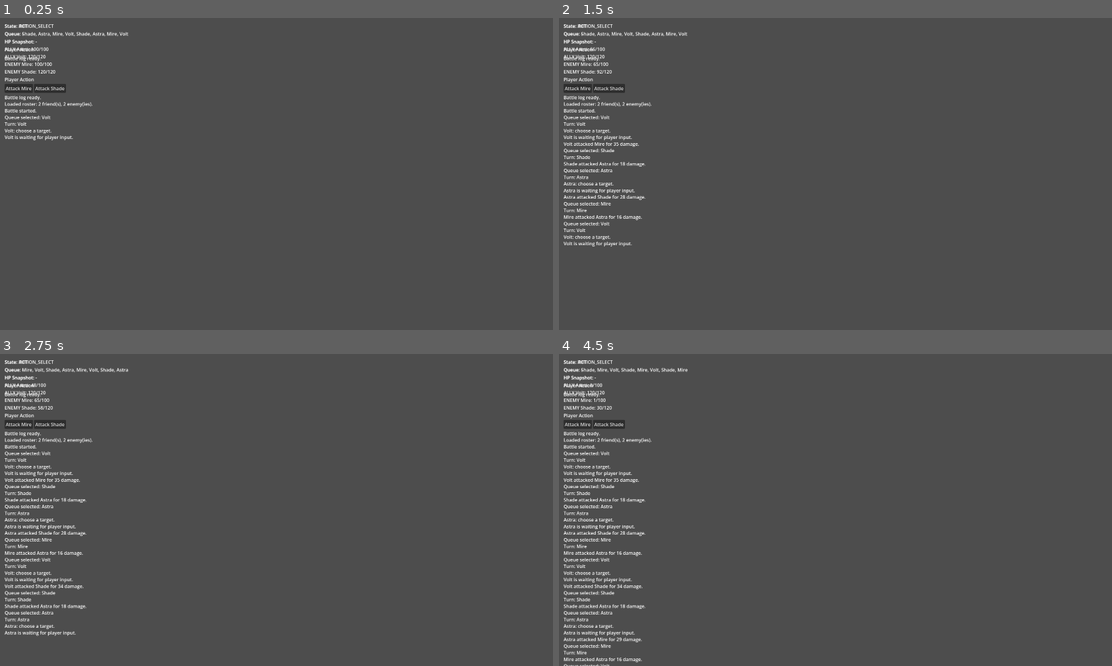
Above: before the commit, frames 1-4 (two rows, left to right).
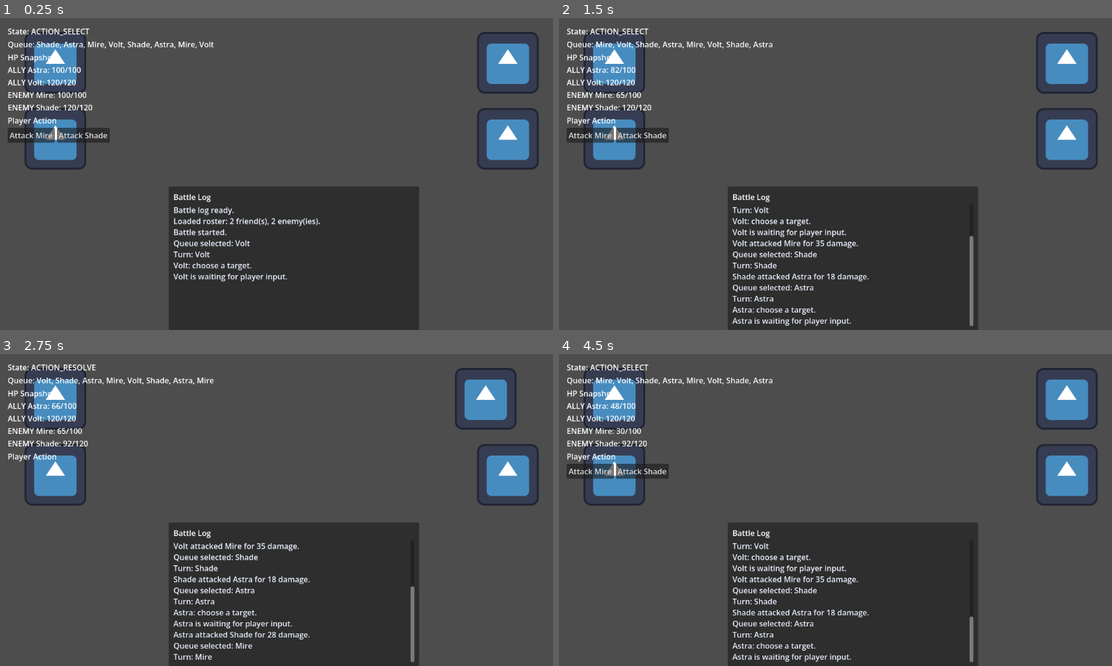
Above: after the commit, the same moments.

Repository: AnthonyNorris101/Finger-Fighters
Game: Godot game, scene res://battle_scene.tscn
The game is run twice, just before and just after one commit, with the same random seed, the same clock (stepped at 60 frames per second) and the same inputs. The engine's default icon, where the game draws it, is replaced by a stand-in: a white triangle on a blue panel in a dark square.
Inputs (mouse positions are in pixels of both pictures, inside the frame that each line leads up to):
- Up to frame 1 (0.25 s): no input
- Up to frame 2 (1.5 s): click "Attack Mire" at 0.5 s; click (608, 89) at 1.25 s, where only the run before the commit has a clickable "Attack Shade"
- Up to frame 3 (2.75 s): click "Attack Shade" at 2 s
- Up to frame 4 (4.5 s): click (575, 425) at 2.75 s, where only the run before the commit has a clickable "Attack Mire"; click "Attack Mire" at 3.5 s; click (608, 425) at 4.25 s, where only the run before the commit has a clickable "Attack Shade"

The runs differ from the first frame. In frame 1, 28% of the frame differs, in the area x 0-98%, y 2-100%; in frame 2, 28%; in frame 3, 28%; in frame 4, 29%.

Commit message:
Implemented Attack Choreography and Battle System Tests

Diff:
--- a/battle_scene.tscn
+++ b/battle_scene.tscn
@@ -1,11 +1,60 @@
-[gd_scene load_steps=4 format=3 uid="uid://b56jcp3vwgmqt"]
+[gd_scene format=3 uid="uid://bbnfypb1p7rvw"]
 
 [ext_resource type="Script" uid="uid://dthd1e5073e5n" path="res://src/main/scripts/Combat/BattleManager.gd" id="1_fw8re"]
-[ext_resource type="Script" uid="uid://dqm3h8k2n7w4p" path="res://src/main/scripts/Combat/battle_scene.gd" id="2_battle"]
+[ext_resource type="Texture2D" uid="uid://cvkmcgdn65omo" path="res://src/main/resources/icon.svg" id="2_5joda"]
+[ext_resource type="Script" path="res://src/main/scripts/Combat/battle_scene.gd" id="2_battle"]
 [ext_resource type="PackedScene" uid="uid://c4k2m8n7p1q5w" path="res://src/main/scenes/Combat/BattleHUD.tscn" id="3_hud"]
 
 [node name="BattleScene" type="Node" unique_id=541078792]
 script = ExtResource("2_battle")
+
+[node name="Icon5" type="Sprite2D" parent="." unique_id=1941309718]
+visible = false
+z_index = 2
+position = Vector2(1052, 566)
+texture = ExtResource("2_5joda")
+
+[node name="Icon6" type="Sprite2D" parent="." unique_id=1339639658]
+visible = false
+z_index = 2
+position = Vector2(1050, 409)
+texture = ExtResource("2_5joda")
+
+[node name="Icon7" type="Sprite2D" parent="." unique_id=1184050686]
+visible = false
+z_index = 2
+position = Vector2(1052, 245)
+texture = ExtResource("2_5joda")
+
+[node name="Icon8" type="Sprite2D" parent="." unique_id=1106254012]
+visible = false
+z_index = 2
+position = Vector2(1054, 87)
+texture = ExtResource("2_5joda")
+
+[node name="Icon4" type="Sprite2D" parent="." unique_id=985403885]
+visible = false
+z_index = 2
+position = Vector2(113, 572)
+texture = ExtResource("2_5joda")
+
+[node name="Icon3" type="Sprite2D" parent="." unique_id=830506605]
+visible = false
+z_index = 2
+position = Vector2(111, 415)
+texture = ExtResource("2_5joda")
+
+[node name="Icon2" type="Sprite2D" parent="." unique_id=845781470]
+visible = false
+z_index = 2
+position = Vector2(113, 251)
+texture = ExtResource("2_5joda")
+
+[node name="Icon" type="Sprite2D" parent="." unique_id=519604270]
+visible = false
+z_index = 2
+position = Vector2(115, 93)
+texture = ExtResource("2_5joda")
 
 [node name="Root" type="Node2D" parent="." unique_id=1151577181]
 
@@ -21,11 +70,7 @@
 anchor_bottom = 1.0
 grow_horizontal = 2
 grow_vertical = 2
+mouse_filter = 2
 
-[node name="BattleHUD" parent="UI" instance=ExtResource("3_hud")]
+[node name="BattleHUD" parent="UI" unique_id=1822256725 instance=ExtResource("3_hud")]
 layout_mode = 1
-anchors_preset = 15
-anchor_right = 1.0
-anchor_bottom = 1.0
-grow_horizontal = 2
-grow_vertical = 2
--- /dev/null
+++ b/battle_tests.tscn
@@ -0,0 +1,6 @@
+[gd_scene load_steps=2 format=3]
+
+[ext_resource type="Script" path="res://src/main/scripts/tests/BattleSystemTest.gd" id="1_test"]
+
+[node name="BattleTests" type="Node"]
+script = ExtResource("1_test")
--- a/project.godot
+++ b/project.godot
@@ -11,18 +11,13 @@
 [application]
 
 config/name="Finger Fighters"
-run/main_scene="uid://b56jcp3vwgmqt"
+run/main_scene="res://battle_scene.tscn"
 config/features=PackedStringArray("4.6", "Mobile")
 config/icon="res://src/main/resources/icon.svg"
 
 [autoload]
 
 ElementSystem="*uid://8gx6bjwgk5om"
-
-[display]
-
-window/size/viewport_width=1920
-window/size/viewport_height=1080
 
 [physics]
 
--- a/src/main/scenes/Combat/BattleHUD.tscn
+++ b/src/main/scenes/Combat/BattleHUD.tscn
@@ -1,8 +1,8 @@
-[gd_scene load_steps=2 format=3 uid="uid://c4k2m8n7p1q5w"]
+[gd_scene format=3 uid="uid://c4k2m8n7p1q5w"]
 
 [ext_resource type="Script" uid="uid://duvuffi2ij4o4" path="res://src/main/scripts/Combat/BattleHUD.gd" id="1_hud"]
 
-[node name="BattleHUD" type="Control"]
+[node name="BattleHUD" type="Control" unique_id=762737042]
 layout_mode = 3
 anchors_preset = 15
 anchor_right = 1.0
@@ -11,7 +11,7 @@
 grow_vertical = 2
 script = ExtResource("1_hud")
 
-[node name="MarginContainer" type="MarginContainer" parent="."]
+[node name="MarginContainer" type="MarginContainer" parent="." unique_id=1973576084]
 layout_mode = 1
 anchors_preset = 15
 anchor_right = 1.0
@@ -23,33 +23,57 @@
 theme_override_constants/margin_right = 16
 theme_override_constants/margin_bottom = 16
 
-[node name="MainColumn" type="VBoxContainer" parent="MarginContainer"]
+[node name="MainColumn" type="VBoxContainer" parent="MarginContainer" unique_id=2051677304]
 layout_mode = 2
 size_flags_horizontal = 3
 size_flags_vertical = 3
 
-[node name="StateLabel" type="Label" parent="MarginContainer/MainColumn"]
+[node name="StateLabel" type="Label" parent="MarginContainer/MainColumn" unique_id=1385582633]
 layout_mode = 2
 text = "State: INIT"
 
-[node name="QueueLabel" type="Label" parent="MarginContainer/MainColumn"]
+[node name="QueueLabel" type="Label" parent="MarginContainer/MainColumn" unique_id=67568811]
 layout_mode = 2
 text = "Queue: -"
 
-[node name="HpLabel" type="Label" parent="MarginContainer/MainColumn"]
+[node name="HpLabel" type="Label" parent="MarginContainer/MainColumn" unique_id=91266141]
 layout_mode = 2
 text = "HP Snapshot: -"
 
-[node name="ActionTitle" type="Label" parent="MarginContainer/MainColumn"]
+[node name="ActionTitle" type="Label" parent="MarginContainer/MainColumn" unique_id=182118387]
 layout_mode = 2
 text = "Player Action"
 
-[node name="ButtonRow" type="HBoxContainer" parent="MarginContainer/MainColumn"]
+[node name="ButtonRow" type="HBoxContainer" parent="MarginContainer/MainColumn" unique_id=896353329]
 layout_mode = 2
 
-[node name="LogLabel" type="RichTextLabel" parent="MarginContainer/MainColumn"]
+[node name="LogPanel" type="PanelContainer" parent="." unique_id=810059053]
+unique_name_in_owner = true
+custom_minimum_size = Vector2(520, 300)
+layout_mode = 1
+offset_left = 350.0
+offset_top = 350.0
+offset_right = 870.0
+offset_bottom = 650.0
+
+[node name="LogMargin" type="MarginContainer" parent="LogPanel" unique_id=224742286]
+layout_mode = 2
+theme_override_constants/margin_left = 10
+theme_override_constants/margin_top = 10
+theme_override_constants/margin_right = 10
+theme_override_constants/margin_bottom = 10
+
+[node name="LogColumn" type="VBoxContainer" parent="LogPanel/LogMargin" unique_id=108448512]
+layout_mode = 2
+size_flags_horizontal = 3
+size_flags_vertical = 3
+
+[node name="LogTitleLabel" type="Label" parent="LogPanel/LogMargin/LogColumn" unique_id=393853812]
+unique_name_in_owner = true
+layout_mode = 2
+text = "Battle Log"
+
+[node name="LogLabel" type="RichTextLabel" parent="LogPanel/LogMargin/LogColumn" unique_id=191977371]
+unique_name_in_owner = true
 layout_mode = 2
 size_flags_vertical = 3
-fit_content = true
-scroll_active = true
-text = "Battle log ready."
--- a/src/main/scripts/Combat/BattleHUD.gd
+++ b/src/main/scripts/Combat/BattleHUD.gd
@@ -2,15 +2,26 @@
 extends Control
 var _manager: Node
 
-var _state_label: Label
-var _queue_label: Label
-var _hp_label: Label
-var _log_label: RichTextLabel
-var _button_row: HBoxContainer
+@export var log_title: String = "Battle Log"
+@export var max_log_lines: int = 40
+@export var log_use_timestamps: bool = false
+@export var log_line_color: Color = Color(0.92, 0.95, 1.0, 1.0)
+
+@onready var _state_label: Label = $MarginContainer/MainColumn/StateLabel
+@onready var _queue_label: Label = $MarginContainer/MainColumn/QueueLabel
+@onready var _hp_label: Label = $MarginContainer/MainColumn/HpLabel
+@onready var _button_row: HBoxContainer = $MarginContainer/MainColumn/ButtonRow
+@onready var _log_title_label: Label = $LogPanel/LogMargin/LogColumn/LogTitleLabel
+@onready var _log_label: RichTextLabel = $LogPanel/LogMargin/LogColumn/LogLabel
+
+var _log_lines: Array[String] = []
 
 
 func _ready() -> void:
-	_build_ui()
+	_log_title_label.text = log_title
+	_log_label.bbcode_enabled = true
+	_log_label.clear()
+	_append_log("Battle log ready.")
 
 
 func bind_battle_manager(manager: Node) -> void:
@@ -21,51 +32,6 @@
 	_manager.player_turn_started.connect(_on_player_turn_started)
 	_manager.battle_log.connect(_on_battle_log)
 	_manager.battle_ended.connect(_on_battle_ended)
-
-
-func _build_ui() -> void:
-	var root := Control.new()
-	root.set_anchors_preset(Control.PRESET_FULL_RECT)
-	add_child(root)
-
-	var margin := MarginContainer.new()
-	margin.add_theme_constant_override("margin_left", 16)
-	margin.add_theme_constant_override("margin_top", 16)
-	margin.add_theme_constant_override("margin_right", 16)
-	margin.add_theme_constant_override("margin_bottom", 16)
-	margin.set_anchors_preset(Control.PRESET_FULL_RECT)
-	root.add_child(margin)
-
-	var column := VBoxContainer.new()
-	column.size_flags_horizontal = Control.SIZE_EXPAND_FILL
-	column.size_flags_vertical = Control.SIZE_EXPAND_FILL
-	margin.add_child(column)
-
-	_state_label = Label.new()
-	_state_label.text = "State: INIT"
-	column.add_child(_state_label)
-
-	_queue_label = Label.new()
-	_queue_label.text = "Queue: -"
-	column.add_child(_queue_label)
-
-	_hp_label = Label.new()
-	_hp_label.text = "HP Snapshot: -"
-	column.add_child(_hp_label)
-
-	var action_title := Label.new()
-	action_title.text = "Player Action"
-	column.add_child(action_title)
-
-	_button_row = HBoxContainer.new()
-	column.add_child(_button_row)
-
-	_log_label = RichTextLabel.new()
-	_log_label.fit_content = true
-	_log_label.scroll_active = true
-	_log_label.size_flags_vertical = Control.SIZE_EXPAND_FILL
-	_log_label.text = "Battle log ready."
-	column.add_child(_log_label)
 
 
 func _on_battle_state_changed(state: String) -> void:
@@ -98,7 +64,7 @@
 
 
 func _on_battle_log(message: String) -> void:
-	_log_label.text += "\n%s" % message
+	_append_log(message)
 
 
 func _on_battle_ended(victory: bool) -> void:
@@ -110,3 +76,18 @@
 func _clear_buttons() -> void:
 	for child in _button_row.get_children():
 		child.queue_free()
+
+
+func _append_log(message: String) -> void:
+	var line := message
+	if log_use_timestamps:
+		line = "[%s] %s" % [Time.get_time_string_from_system(), line]
+
+	_log_lines.append(line)
+	if _log_lines.size() > max_log_lines:
+		_log_lines.remove_at(0)
+
+	_log_label.clear()
+	for entry in _log_lines:
+		_log_label.append_text("[color=%s]%s[/color]\n" % [log_line_color.to_html(), entry])
+	_log_label.scroll_to_line(max(0, _log_lines.size() - 1))
--- a/src/main/scripts/Combat/BattleManager.gd
+++ b/src/main/scripts/Combat/BattleManager.gd
@@ -1,5 +1,8 @@
 class_name BattleManager
 extends Node
+
+const UnitViewScript := preload("res://src/main/scripts/Combat/Presentation/UnitView.gd")
+const AttackChoreographyScript := preload("res://src/main/scripts/Combat/Presentation/AttackChoreography.gd")
 
 signal battle_log(message: String)
 signal battle_state_changed(state: String)
@@ -25,6 +28,7 @@
 @export var friend_roster_paths: Array[String] = []
 @export var enemy_roster_paths: Array[String] = []
 @export var debug_logging: bool = true
+@export var battlefield_path: NodePath = NodePath("../Battlefield")
 
 var _state: BattleState = BattleState.INIT
 var _turn_queue: TurnQueueManager
@@ -36,11 +40,28 @@
 var _pending_targets: Array[BattleUnit] = []
 var _awaiting_player_input: bool = false
 var _battle_over: bool = false
+var _battlefield: Node2D
+var _unit_views: Dictionary = {}
+var _attack_choreography = AttackChoreographyScript.new()
+
+const ALLY_SLOTS: Array[Vector2] = [
+	Vector2(115, 93),
+	Vector2(115, 251),
+	Vector2(115, 415),
+	Vector2(115, 572),
+]
+const ENEMY_SLOTS: Array[Vector2] = [
+	Vector2(1054, 93),
+	Vector2(1054, 251),
+	Vector2(1054, 415),
+	Vector2(1054, 572),
+]
 
 
 func start_battle() -> void:
 	_initialize_queue()
 	_create_battle_rosters()
+	_spawn_unit_views()
 	_register_units()
 	_set_state(BattleState.BATTLE_START)
 	_emit_hp_snapshot()
@@ -67,7 +88,7 @@
 		return
 	_awaiting_player_input = false
 	_set_state(BattleState.ACTION_RESOLVE)
-	_resolve_basic_attack(_current_actor, target)
+	await _resolve_basic_attack(_current_actor, target)
 	_finish_turn()
 
 
@@ -197,7 +218,7 @@
 		_check_battle_end()
 		return
 	var target := targets[0]
-	_resolve_basic_attack(actor, target)
+	await _resolve_basic_attack(actor, target)
 	_finish_turn()
 
 
@@ -206,14 +227,32 @@
 		return
 	if not attacker.is_alive or not target.is_alive:
 		return
-	var damage: int = int(target.call(
+
+	var damage_state := {"value": 0}
+	var apply_damage := func() -> void:
+		damage_state["value"] = _apply_damage(attacker, target)
+
+	var attacker_view = _unit_views.get(attacker, null)
+	var target_view = _unit_views.get(target, null)
+	if attacker_view != null and target_view != null:
+		await _attack_choreography.play_basic_attack(attacker_view, target_view, apply_damage)
+	else:
+		apply_damage.call()
+
+	var damage: int = int(damage_state["value"])
+	_log("%s attacked %s for %d damage." % [_safe_unit_name(attacker), _safe_unit_name(target), damage])
+	_emit_hp_snapshot()
+	if target != null and target.is_alive == false:
+		await _play_unit_defeat(target)
+
+
+func _apply_damage(attacker: BattleUnit, target: BattleUnit) -> int:
+	return int(target.call(
 		"take_damage",
 		int(attacker.get_stat("base_atk")),
 		attacker.data.element,
 		float(attacker.get_stat("base_crit_dmg"))
 	))
-	_log("%s attacked %s for %d damage." % [_safe_unit_name(attacker), _safe_unit_name(target), damage])
-	_emit_hp_snapshot()
 
 
 func _finish_turn() -> void:
@@ -265,10 +304,23 @@
 
 func _on_unit_died(unit: BattleUnit) -> void:
 	_log("%s was defeated." % _safe_unit_name(unit))
+	call_deferred("_play_unit_defeat_deferred", unit)
 	_emit_hp_snapshot()
 	_emit_queue_preview(_turn_queue.get_queue_preview())
 	_refresh_player_targets()
 	_check_battle_end()
+
+
+func _play_unit_defeat_deferred(unit: BattleUnit) -> void:
+	await _play_unit_defeat(unit)
+
+
+func _play_unit_defeat(unit: BattleUnit) -> void:
+	var view = _unit_views.get(unit, null)
+	if view == null:
+		return
+	if view.has_method("play_defeat"):
+		await view.play_defeat()
 
 
 func _on_hp_changed(_new_hp: int, _max_hp: int) -> void:
@@ -333,3 +385,40 @@
 	if debug_logging:
 		print("[Battle] %s" % message)
 	battle_log.emit(message)
+
+
+func _spawn_unit_views() -> void:
+	_unit_views.clear()
+	_battlefield = get_node_or_null(battlefield_path)
+	if _battlefield == null:
+		_log("No battlefield node found at %s. Running without sprite choreography." % String(battlefield_path))
+		return
+
+	var ally_index := 0
+	var enemy_index := 0
+	for unit in _all_units:
+		if unit == null or unit.data == null:
+			continue
+		var is_friend := unit.data.is_friend
+		var slot := _resolve_slot_position(is_friend, ally_index if is_friend else enemy_index)
+		var face_right := is_friend
+		if is_friend:
+			ally_index += 1
+		else:
+			enemy_index += 1
+
+		var unit_view = UnitViewScript.new()
+		_battlefield.add_child(unit_view)
+		var texture := unit.data.sprite if unit.data != null else null
+		unit_view.setup(texture, slot, face_right)
+		_unit_views[unit] = unit_view
+
+
+func _resolve_slot_position(is_friend: bool, index: int) -> Vector2:
+	var slots := ALLY_SLOTS if is_friend else ENEMY_SLOTS
+	if index < slots.size():
+		return slots[index]
+	var overflow := index - slots.size() + 1
+	var last_slot: Vector2 = slots[slots.size() - 1]
+	var y_offset := float(overflow * 80)
+	return last_slot + Vector2(0.0, y_offset)
--- a/src/main/scripts/Combat/BattleUnit.gd
+++ b/src/main/scripts/Combat/BattleUnit.gd
@@ -37,7 +37,7 @@
 func take_damage(amount: int, attacker_element: ElementSystem.Element, attacker_crit_dmg: float = 1.25) -> int:
 	if not is_alive:
 		return 0
-	var final_damage := ElementSystem.calculate_damage(
+	var final_damage = ElementSystem.calculate_damage(
 		amount,
 		int(get_stat("base_def")),
 		int(get_stat("base_elem_res")),
--- /dev/null
+++ b/src/main/scripts/Combat/Presentation/AttackChoreography.gd
@@ -0,0 +1,37 @@
+extends RefCounted
+
+const LUNGE_DISTANCE: float = 46.0
+const LUNGE_DURATION: float = 0.12
+const RETURN_DURATION: float = 0.14
+const HIT_REACT_DISTANCE: float = 16.0
+const HIT_REACT_DURATION: float = 0.10
+const IMPACT_HOLD_DURATION: float = 0.04
+
+
+func play_basic_attack(attacker_view: Node, target_view: Node, impact_callback: Callable = Callable()) -> void:
+	if attacker_view == null or target_view == null:
+		return
+	if not _has_method(attacker_view, "play_attack_lunge") or not _has_method(target_view, "play_hit_react"):
+		return
+
+	var direction = target_view.global_position - attacker_view.global_position
+	if direction.length_squared() == 0.0:
+		direction = Vector2.RIGHT
+	var target_push = direction.normalized() * 0.6
+
+	await attacker_view.play_attack_lunge(direction, LUNGE_DISTANCE, LUNGE_DURATION)
+	if impact_callback.is_valid():
+		impact_callback.call()
+	await target_view.play_hit_react(target_push, HIT_REACT_DISTANCE, HIT_REACT_DURATION)
+	await _delay(attacker_view.get_tree(), IMPACT_HOLD_DURATION)
+	await attacker_view.play_return(RETURN_DURATION)
+
+
+func _delay(tree: SceneTree, seconds: float) -> void:
+	if tree == null:
+		return
+	await tree.create_timer(max(0.0, seconds)).timeout
+
+
+func _has_method(target: Object, method_name: String) -> bool:
+	return target != null and target.has_method(method_name)
--- /dev/null
+++ b/src/main/scripts/Combat/Presentation/UnitView.gd
@@ -0,0 +1,75 @@
+extends Node2D
+
+const DEFAULT_ICON_PATH := "res://src/main/resources/icon.svg"
+
+@export var base_scale: Vector2 = Vector2.ONE
+
+var _sprite: Sprite2D
+var _origin: Vector2 = Vector2.ZERO
+var _is_defeated: bool = false
+
+
+func _ready() -> void:
+	if _sprite == null:
+		_sprite = Sprite2D.new()
+		_sprite.centered = true
+		add_child(_sprite)
+	_origin = position
+	scale = base_scale
+
+
+func setup(texture: Texture2D, spawn_position: Vector2, face_right: bool) -> void:
+	_origin = spawn_position
+	position = spawn_position
+	_is_defeated = false
+	modulate = Color.WHITE
+	scale = Vector2(absf(base_scale.x), absf(base_scale.y))
+	if not face_right:
+		scale.x *= -1.0
+	_sprite.texture = texture if texture != null else load(DEFAULT_ICON_PATH)
+
+
+func has_sprite() -> bool:
+	return _sprite != null
+
+
+func reset_to_idle() -> void:
+	position = _origin
+	rotation = 0.0
+	if not _is_defeated:
+		modulate = Color.WHITE
+
+
+func play_attack_lunge(direction: Vector2, distance: float, duration: float) -> void:
+	if _is_defeated:
+		return
+	var tween := create_tween()
+	tween.tween_property(self, "position", _origin + direction.normalized() * distance, max(0.01, duration))
+	await tween.finished
+
+
+func play_return(duration: float) -> void:
+	var tween := create_tween()
+	tween.tween_property(self, "position", _origin, max(0.01, duration))
+	await tween.finished
+
+
+func play_hit_react(direction: Vector2, distance: float, duration: float) -> void:
+	if _is_defeated:
+		return
+	var start := position
+	var offset := direction.normalized() * distance
+	var tween := create_tween()
+	tween.tween_property(self, "position", start + offset, max(0.01, duration * 0.5))
+	tween.tween_property(self, "position", start, max(0.01, duration * 0.5))
+	await tween.finished
+
+
+func play_defeat() -> void:
+	if _is_defeated:
+		return
+	_is_defeated = true
+	var tween := create_tween()
+	tween.tween_property(self, "modulate", Color(0.45, 0.45, 0.45, 0.4), 0.2)
+	tween.tween_property(self, "rotation_degrees", 90.0, 0.2)
+	await tween.finished
--- /dev/null
+++ b/src/main/scripts/Tests/BattleSystemTest.gd
@@ -0,0 +1,144 @@
+extends Node
+
+const BattleManagerScript := preload("res://src/main/scripts/Combat/BattleManager.gd")
+const BattleUnitScript := preload("res://src/main/scripts/Combat/BattleUnit.gd")
+const TurnQueueManagerScript := preload("res://src/main/scripts/Combat/TurnSystem/TurnQueueManager.gd")
+const UnitDataScript := preload("res://src/main/scripts/Combat/UnitData.gd")
+const UnitViewScript := preload("res://src/main/scripts/Combat/Presentation/UnitView.gd")
+const AttackChoreographyScript := preload("res://src/main/scripts/Combat/Presentation/AttackChoreography.gd")
+
+var _failures: Array[String] = []
+
+
+func _ready() -> void:
+	await _run_all_tests()
+	_finish()
+
+
+func _run_all_tests() -> void:
+	_test_turn_queue_orders_by_speed()
+	_test_battle_unit_takes_damage()
+	await _test_attack_choreography_impact_timing()
+	await _test_battle_manager_reaches_end_state()
+
+
+func _test_turn_queue_orders_by_speed() -> void:
+	var queue = TurnQueueManagerScript.new()
+	add_child(queue)
+
+	var slow := _make_unit("Slow", true, 80, 100, 20)
+	var fast := _make_unit("Fast", true, 120, 100, 20)
+	var enemy := _make_unit("Enemy", false, 100, 100, 20)
+
+	queue.register_unit(slow)
+	queue.register_unit(fast)
+	queue.register_unit(enemy)
+
+	var actor = queue.advance_to_next_turn()
+	_assert(actor == fast, "Turn queue should select fastest unit first.")
+	queue.queue_free()
+
+
+func _test_battle_unit_takes_damage() -> void:
+	var target := _make_unit("Target", false, 100, 140, 40, ElementSystem.Element.EARTH)
+	var hp_before := target.current_hp
+	var dealt := target.take_damage(80, ElementSystem.Element.FIRE, 1.5)
+
+	_assert(dealt > 0, "Damage should always be greater than zero.")
+	_assert(target.current_hp < hp_before, "Target HP should decrease after taking damage.")
+
+
+func _test_battle_manager_reaches_end_state() -> void:
+	var manager = BattleManagerScript.new()
+	add_child(manager)
+	manager.debug_logging = false
+
+	var ended := {"value": false}
+	manager.battle_ended.connect(func(_victory: bool) -> void:
+		ended["value"] = true
+	)
+
+	manager.start_battle()
+
+	for i in range(60):
+		if ended["value"]:
+			break
+		await get_tree().process_frame
+		var targets: Array[BattleUnit] = manager.get("_pending_targets")
+		if manager.get("_awaiting_player_input") and not targets.is_empty():
+			manager.player_basic_attack(0)
+
+	_assert(ended["value"], "Battle should end after repeated player actions.")
+	manager.queue_free()
+
+
+func _test_attack_choreography_impact_timing() -> void:
+	var attacker = UnitViewScript.new()
+	var target = UnitViewScript.new()
+	add_child(attacker)
+	add_child(target)
+	attacker.setup(null, Vector2.ZERO, true)
+	target.setup(null, Vector2(120, 0), false)
+
+	var choreography = AttackChoreographyScript.new()
+	var callback_state := {"called": false, "attacker_pos_at_impact": Vector2.ZERO}
+	await choreography.play_basic_attack(attacker, target, func() -> void:
+		callback_state["called"] = true
+		callback_state["attacker_pos_at_impact"] = attacker.position
+	)
+
+	_assert(callback_state["called"], "Impact callback should be invoked during choreography.")
+	_assert(callback_state["attacker_pos_at_impact"] != Vector2.ZERO, "Impact callback should occur after attacker lunge motion.")
+	attacker.queue_free()
+	target.queue_free()
+
+
+func _make_unit(
+		unit_name: String,
+		is_friend: bool,
+		spd: int,
+		hp: int,
+		atk: int,
+		element: ElementSystem.Element = ElementSystem.Element.FIRE) -> BattleUnit:
+	var data = UnitDataScript.new()
+	data.unit_name = unit_name
+	data.unit_id = unit_name.to_lower()
+	data.is_friend = is_friend
+	data.element = element
+	data.base_hp = hp
+	data.base_atk = atk
+	data.base_def = 25
+	data.base_elem_res = 10
+	data.base_spd = spd
+	data.base_crit_dmg = 1.35
+	data.skill_bar_max = 100
+	data.current_level = 1
+	data.max_level = 80
+	data.star_level = 1
+
+	var unit = BattleUnitScript.new()
+	unit.data = data
+	unit.setup()
+	add_child(unit)
+	return unit
+
+
+func _assert(condition: bool, message: String) -> void:
+	if condition:
+		print("[PASS] %s" % message)
+	else:
+		var failure := "[FAIL] %s" % message
+		push_error(failure)
+		_failures.append(failure)
+
+
+func _finish() -> void:
+	if _failures.is_empty():
+		print("[TEST RESULT] PASS")
+		get_tree().quit(0)
+		return
+
+	print("[TEST RESULT] FAIL (%d)" % _failures.size())
+	for failure in _failures:
+		print("  - %s" % failure)
+	get_tree().quit(1)
Not shown, added: src/main/scripts/Combat/Presentation/AttackChoreography.gd.uid
Not shown, added: src/main/scripts/Combat/Presentation/UnitView.gd.uid
Not shown, added: src/main/scripts/Tests/BattleSystemTest.gd.uid
Not shown: 1 places in turn_queue.tscn that only renumber resources
